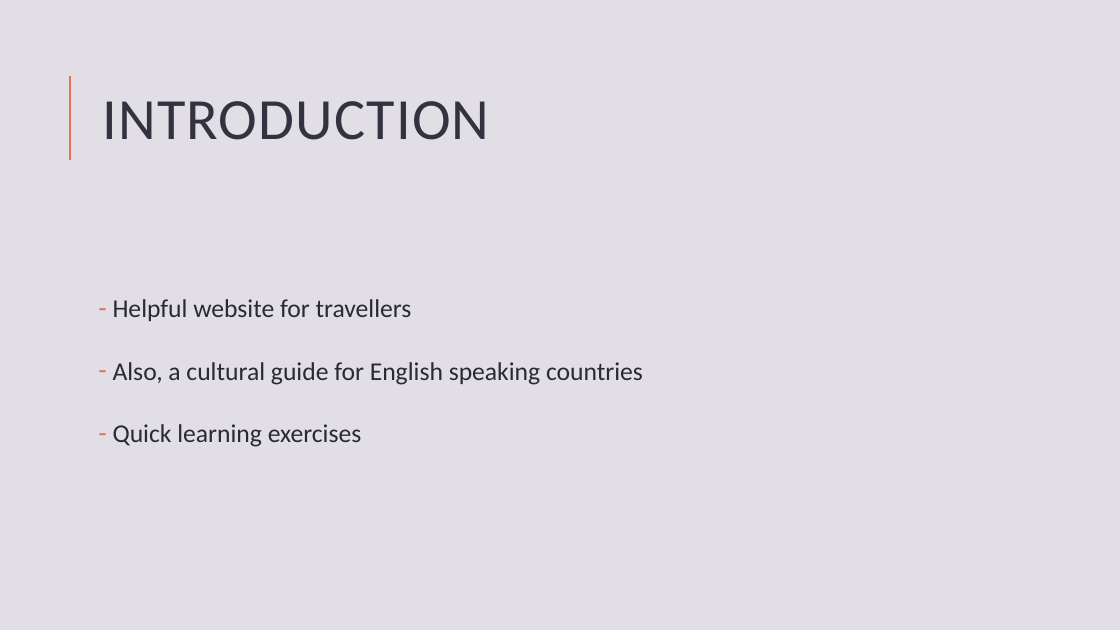
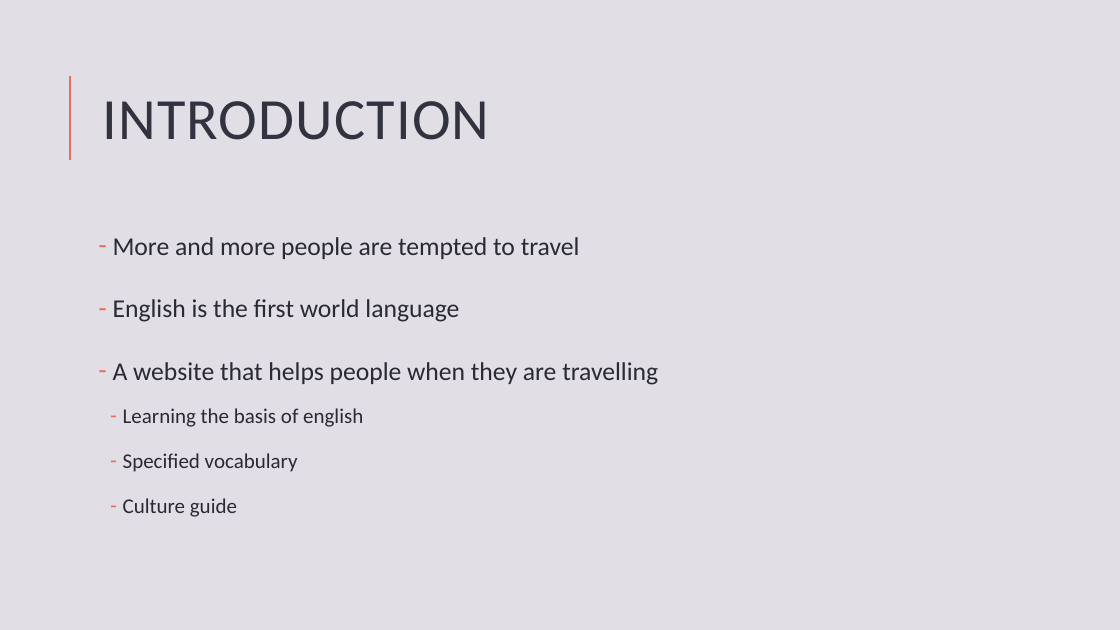
Before and after one commit to cpnu/EnglishProject, a slide deck: slide 2 of presentation.pptx. Drawn at 1120x630 pixels with LibreOffice and Linux fonts; fonts in the diff are those of the drawing. Boxes give left, top, right and bottom in pixels: in the first picture for what was removed or moved away, otherwise in the second. Text is boxed around its words. In the diff, an @@ line names an element or a change of style, - is before the commit and + after.

```diff
--- a/presentation.pptx
+++ b/presentation.pptx
@@ text at (113,237,658,517): text changed @@
-– Helpful website for travellers
-– Also, a cultural guide for English speaking countries
-– Quick learning exercises
+– More and more people are tempted to travel
+– English is the first world language
+– A website that helps people when they are travelling
+  – Learning the basis of english
+  – Specified vocabulary
+  – Culture guide
```
Also in this commit, not shown: 5 other slides changed, 1 slide added, 19 other files.
